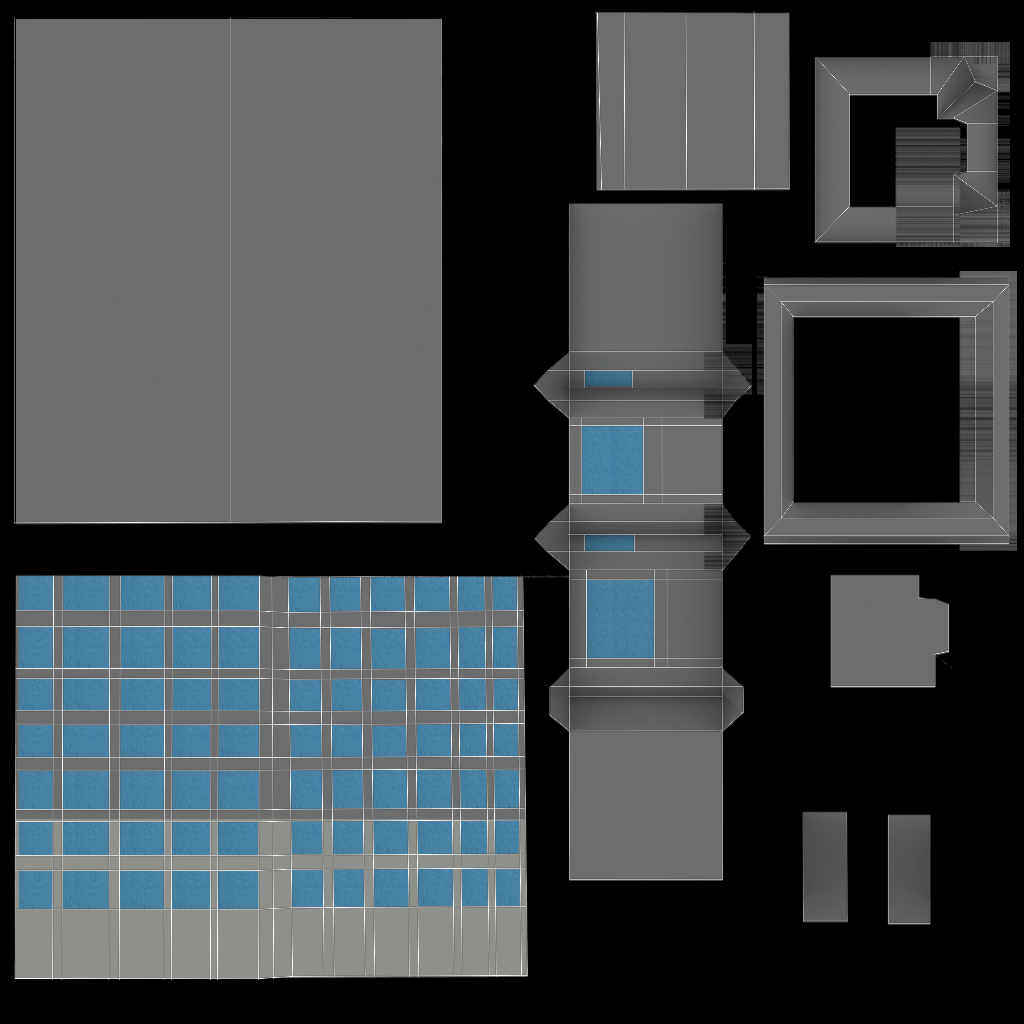
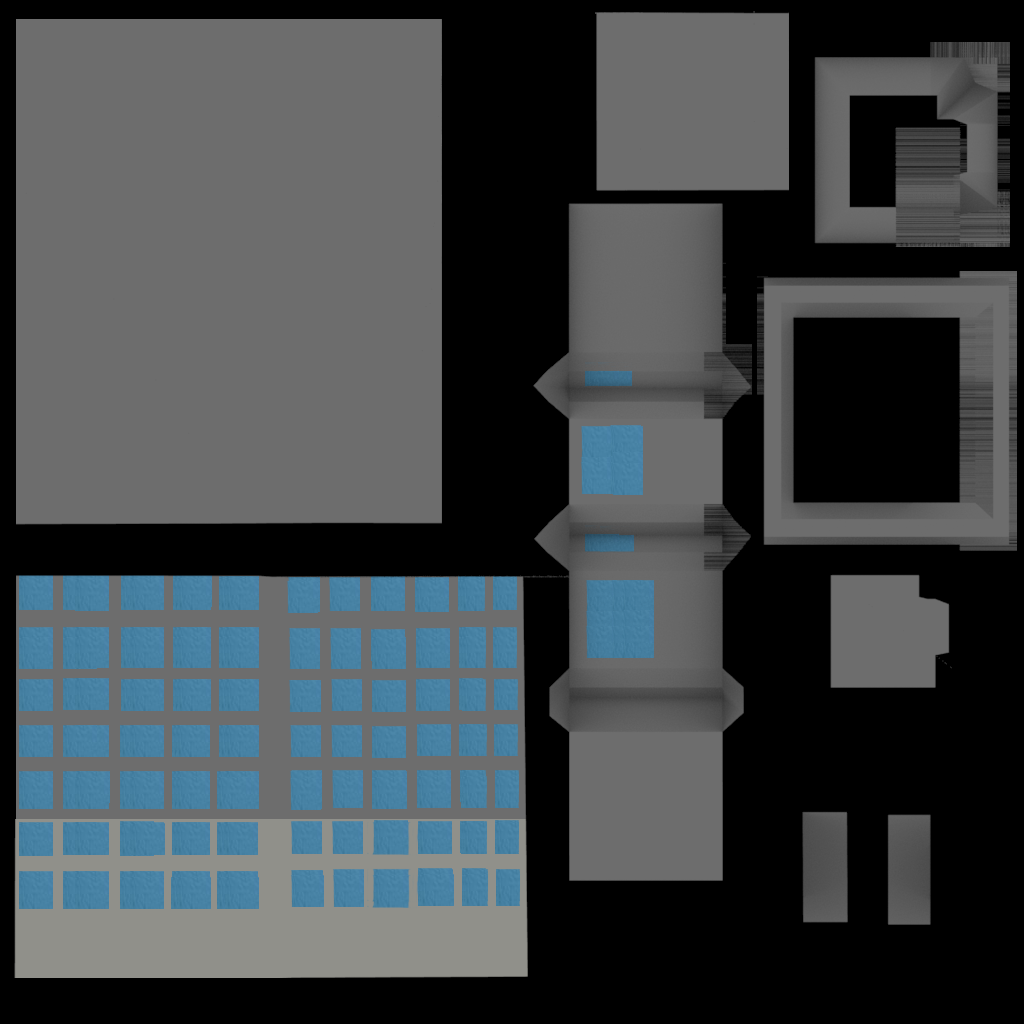
The second 1024 × 1024 image is a revision of the first. Changes to its layers:
hid "UV" over bbox(13, 11, 1011, 980)
